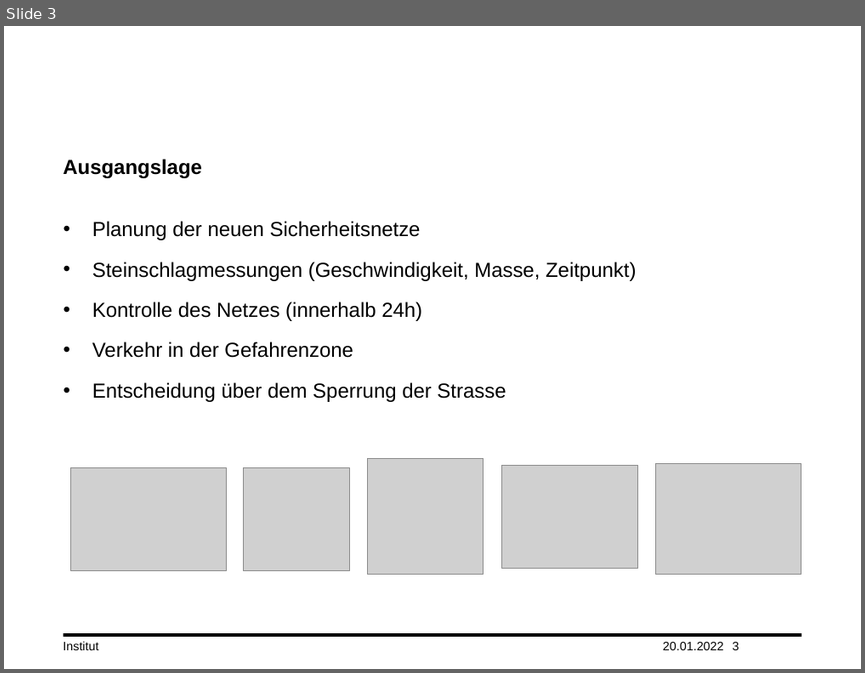
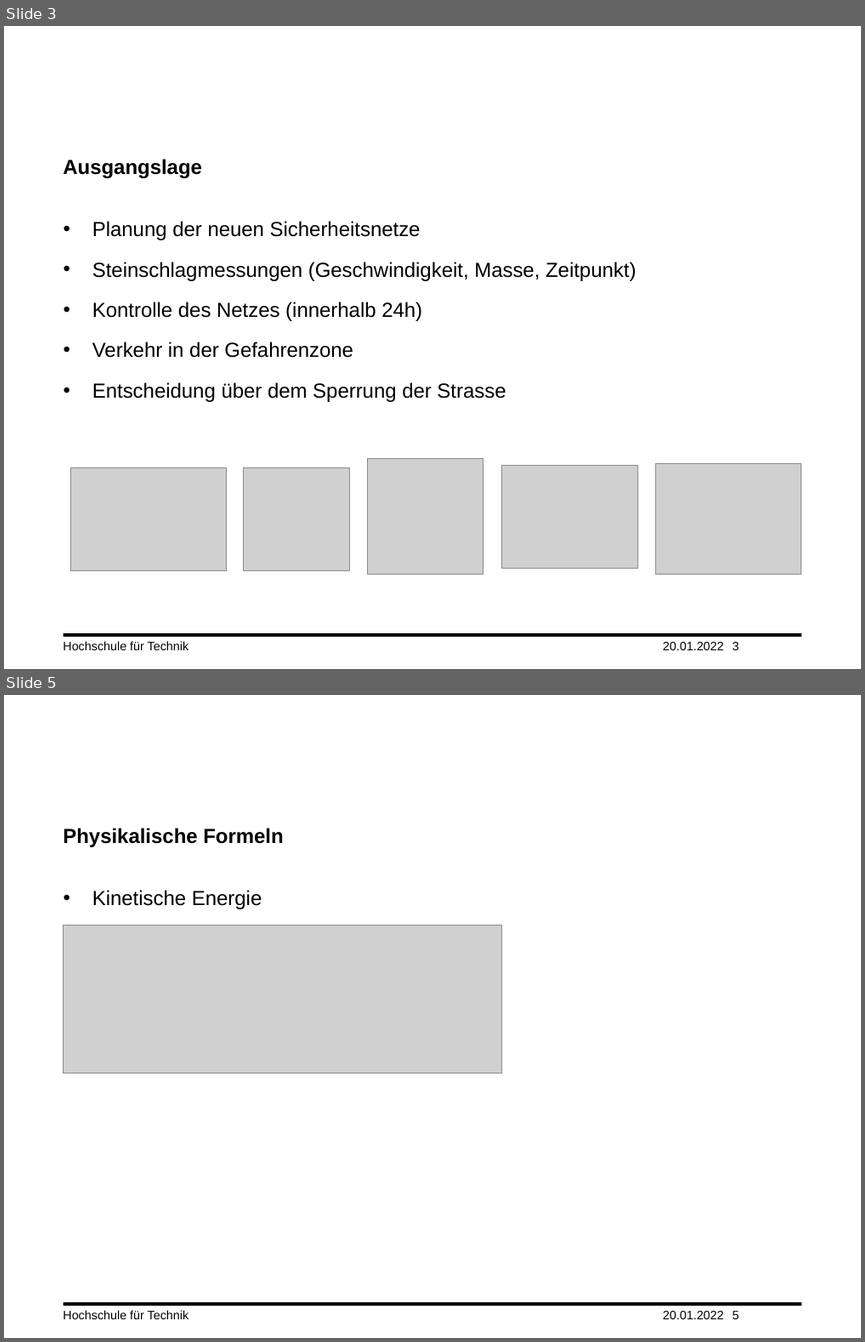
Before and after one commit to tmandelz/Steinschlag-Wahrscheinlichkeit, a slide deck: Präsentation/Vorgehen.pptx. Shown one above the other, each under a label of ours: slide 3 before the commit, slides 3 and 5 after it; the slides between them are not shown. The pictures are 865x673 and 865x1342 pixels, drawn with LibreOffice and Linux fonts; fonts in the diff are those of the drawing; grey boxes stand for pictures; background and template pictures are left out. Boxes give left, top, right and bottom in pixels: in the first picture for what was removed or moved away, otherwise in the second. Text is boxed around its words. In the diff, an @@ line names an element or a change of style, - is before the commit and + after.

```diff
--- a/Präsentation/Vorgehen.pptx
+++ b/Präsentation/Vorgehen.pptx
@@ slide 5 added at (x1=4, y1=695, x2=861, y2=1338), background #FFFFFF; not listed: 1 template element that a slide beside it also shows @@
@@ title added at (x1=63, y1=828, x2=283, y2=847), 18.9 pt, text #000000, bold @@
+Physikalische Formeln
@@ text added at (x1=92, y1=890, x2=262, y2=909), 18.9 pt, text #000000 @@
+• Kinetische Energie
@@ picture added at (x1=63, y1=925, x2=501, y2=1072) @@
@@ text added at (x1=63, y1=1310, x2=189, y2=1319), 11.3 pt, text #000000 @@
+Hochschule für Technik
@@ text added at (x1=663, y1=1310, x2=724, y2=1319), 11.3 pt, text #000000 @@
+20.01.2022
@@ page number added at (x1=732, y1=1310, x2=739, y2=1319), 11.3 pt, text #000000 @@
+5
@@ slide 3 changed as well @@
@@ text at (x1=63, y1=641, x2=189, y2=650): text changed @@
-Institut
+Hochschule für Technik
```
Also in this commit, not shown: 3 other slides changed, 6 other slides added, 1 slide removed.
